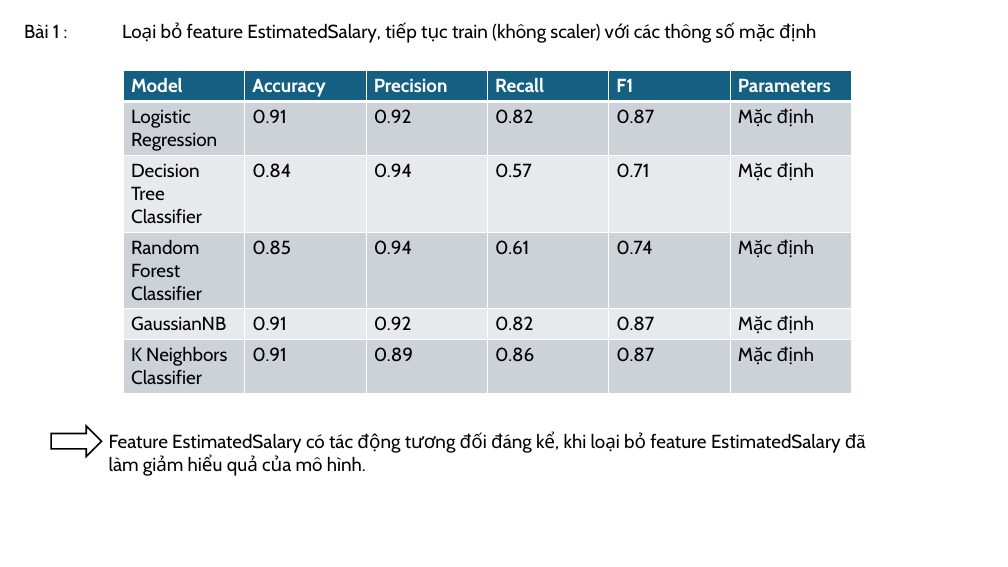
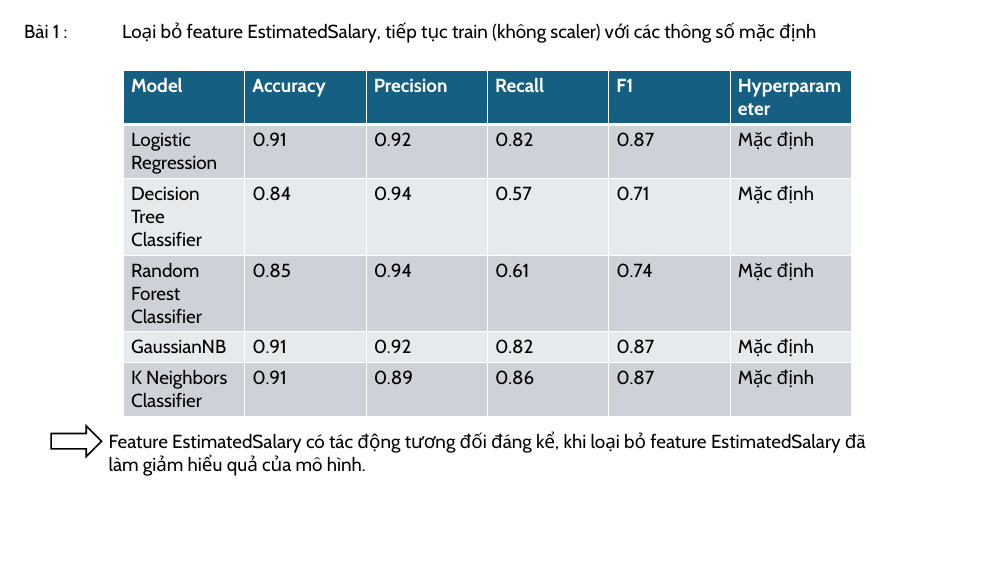
Before and after one commit to ngoctien1710/Th-th-ch-BAI-Labs, a slide deck: slide 4 of Bài 1/báo cáo/báo cáo bài 1.pptx. Drawn at 1008x567 pixels with LibreOffice and Linux fonts; fonts in the diff are those of the drawing. Boxes give left, top, right and bottom in pixels: in the first picture for what was removed or moved away, otherwise in the second. Text is boxed around its words. In the diff, an @@ line names an element or a change of style, - is before the commit and + after.

```diff
--- a/Bài 1/báo cáo/báo cáo bài 1.pptx
+++ b/Bài 1/báo cáo/báo cáo bài 1.pptx
@@ table at [123, 71, 854, 412] @@
-row 1, column 6: Parameters
+row 1, column 6: Hyperparameter
```
Also in this commit, not shown: 3 other slides changed, 16 other files.
